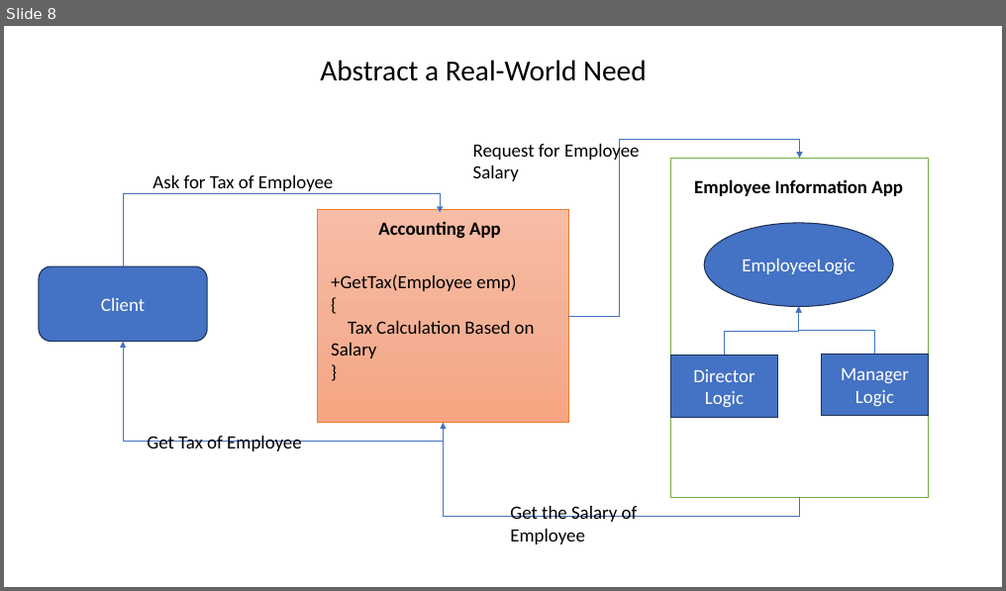
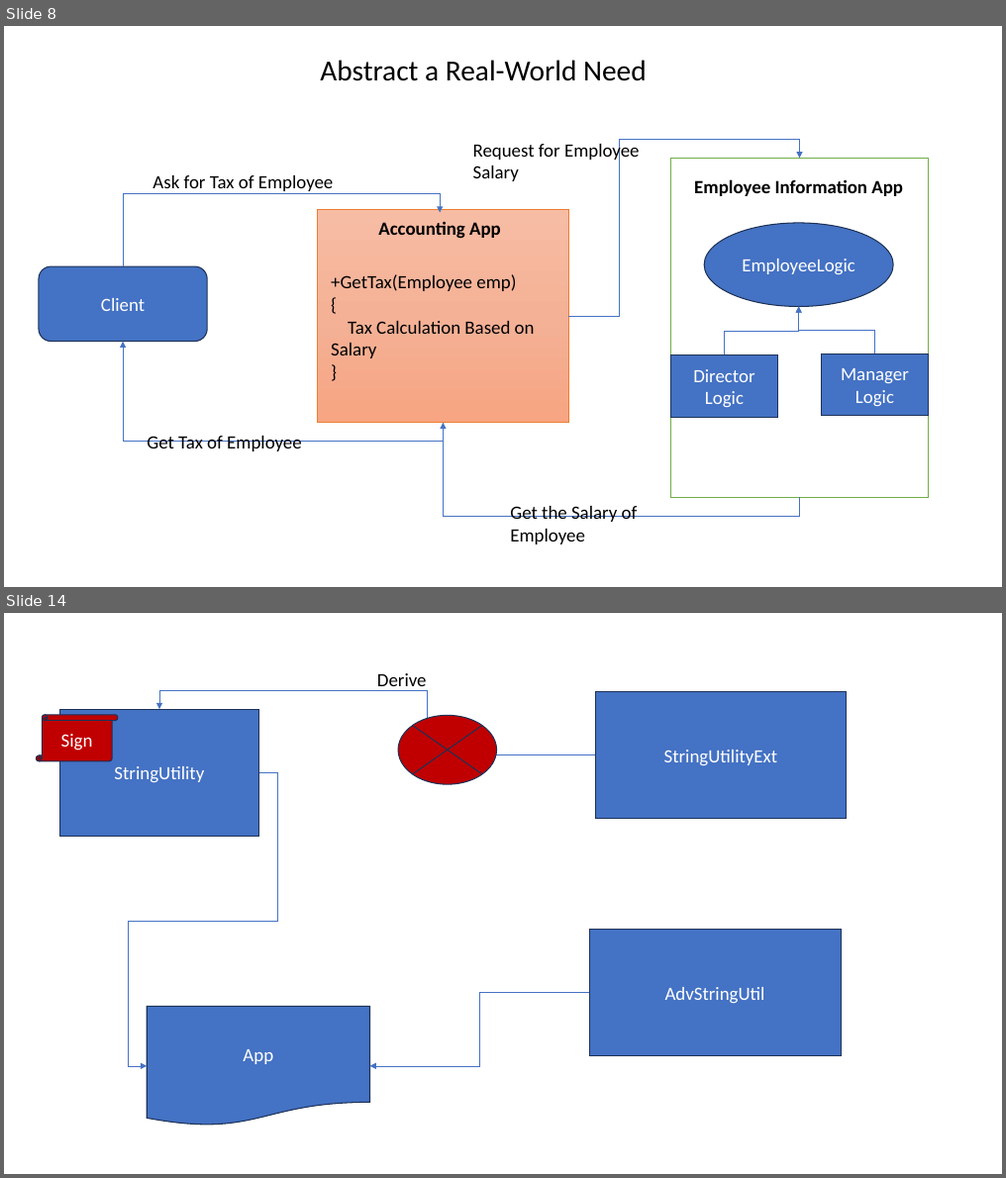
Before and after one commit to maheshsabnis/capita_sept_2023_Oct, a slide deck: Images.pptx. Shown one above the other, each under a label of ours: slide 8 before the commit, slides 8 and 14 after it; the slides between them are not shown. The pictures are 1006x591 and 1006x1178 pixels, drawn with LibreOffice and Linux fonts; fonts in the diff are those of the drawing. Boxes give left, top, right and bottom in pixels: in the first picture for what was removed or moved away, otherwise in the second. Text is boxed around its words. In the diff, an @@ line names an element or a change of style, - is before the commit and + after.

```diff
--- a/Images.pptx
+++ b/Images.pptx
@@ slide 14 added at <box>4,613,1002,1174</box>, background #FFFFFF @@
@@ elbow arrow added from (595, 756) to (159, 710), #4472C4 0.5 pt @@
@@ text added at <box>377,673,427,691</box>, 18 pt, text #000000 @@
+Derive
@@ rectangle added at <box>595,691,846,818</box>, fill #4472C4, outline #1E3256 1 pt, 18 pt, text #FFFFFF @@
+StringUtilityExt
@@ vertical scroll added at <box>37,715,118,761</box>, fill #C00000, outline #1E3256 1 pt, 18 pt, text #FFFFFF @@
+Sign
@@ rectangle added at <box>59,710,258,836</box>, fill #4472C4, outline #1E3256 1 pt, 18 pt, text #FFFFFF @@
+StringUtility
@@ flow chart summing junction added at <box>399,716,497,784</box>, fill #C00000, outline #1E3256 1 pt @@
@@ elbow arrow added from (259, 772) to (147, 1066), #4472C4 0.5 pt @@
@@ rectangle added at <box>589,930,841,1057</box>, fill #4472C4, outline #1E3256 1 pt, 18 pt, text #FFFFFF @@
+AdvStringUtil
@@ elbow arrow added from (589, 992) to (370, 1066), #4472C4 0.5 pt @@
@@ flow chart document added at <box>147,1007,370,1127</box>, fill #4472C4, outline #1E3256 1 pt, 18 pt, text #FFFFFF @@
+App
```
Also in this commit, not shown: 2 slides changed, 6 other slides added, 29 other files.
